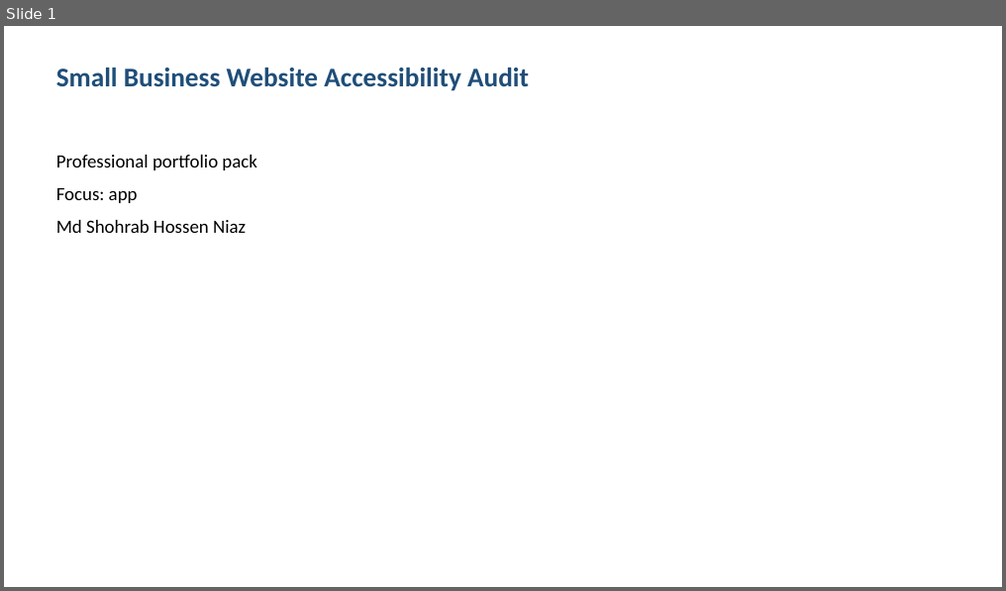
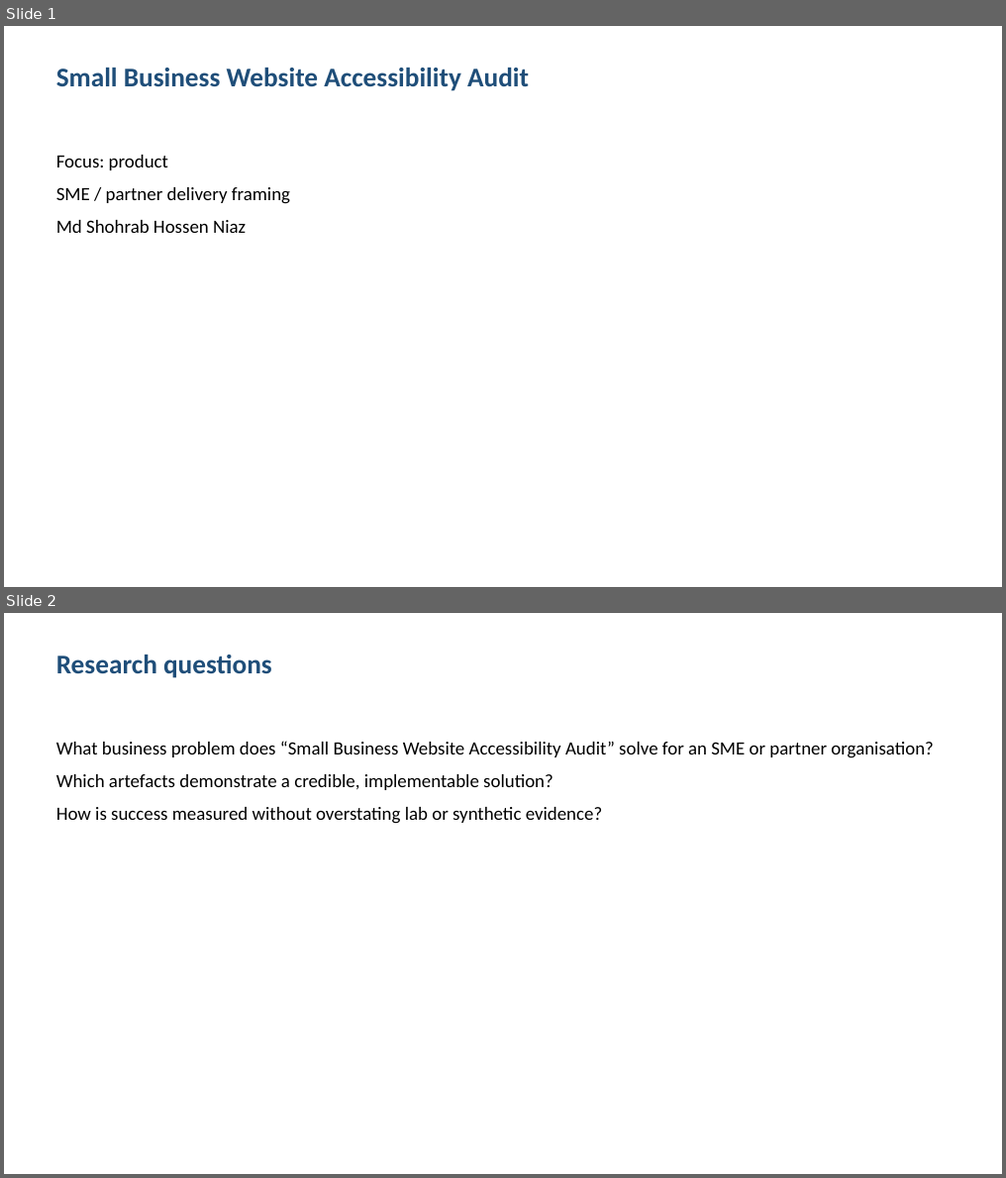
Before and after one commit to shohrabniaz/small-business-website-accessibility-audit, a slide deck: Final_Submission/02_Presentation.pptx. Shown one above the other, each under a label of ours: slide 1 before the commit, slides 1 and 2 after it. The pictures are 1006x591 and 1006x1178 pixels, drawn with LibreOffice and Linux fonts; fonts in the diff are those of the drawing. Boxes give left, top, right and bottom in pixels: in the first picture for what was removed or moved away, otherwise in the second. Text is boxed around its words. In the diff, an @@ line names an element or a change of style, - is before the commit and + after.

Commit message:
Polish portfolio pack for professional showcase readiness.

```diff
--- a/Final_Submission/02_Presentation.pptx
+++ b/Final_Submission/02_Presentation.pptx
@@ slide 2 added at (x1=4, y1=613, x2=1002, y2=1174), background #FFFFFF @@
@@ text added at (x1=56, y1=655, x2=272, y2=678), 26 pt, text #1F4E79, bold @@
+Research questions
@@ text added at (x1=56, y1=741, x2=934, y2=824), 18 pt, text #000000 @@
+What business problem does “Small Business Website Accessibility Audit” solve for an SME or partner organisation?
+Which artefacts demonstrate a credible, implementable solution?
+How is success measured without overstating lab or synthetic evidence?
@@ slide 1 changed as well @@
@@ text at (x1=56, y1=155, x2=290, y2=204): text changed @@
-Professional portfolio pack
-Focus: app
+Focus: product
+SME / partner delivery framing
```
Also in this commit, not shown: 2 other slides changed, 1 slide removed, 12 other files.
